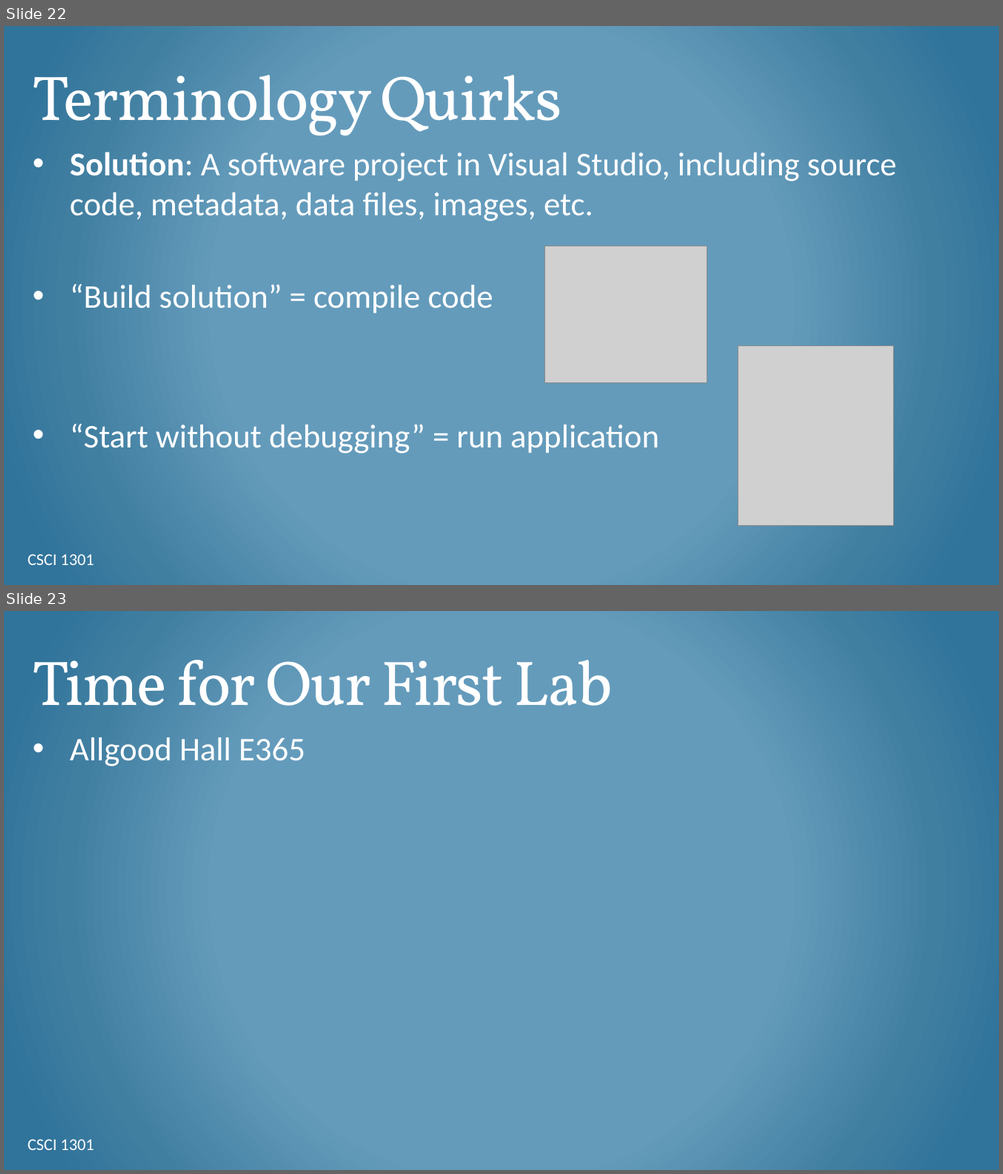
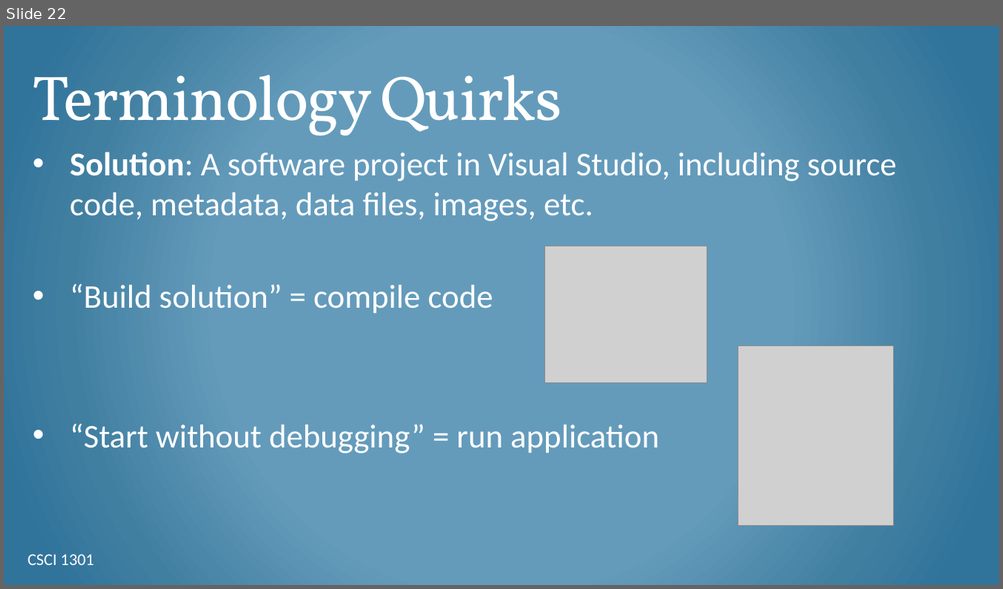
Before and after one commit to csci-1301/csci-1301.github.io, a slide deck: lectures/010_general_concepts/Programming-Intro.pptx. Shown one above the other, each under a label of ours: slides 22 and 23 before the commit, slide 22 after it. The pictures are 1003x1174 and 1003x589 pixels, drawn with LibreOffice and Linux fonts; fonts in the diff are those of the drawing; grey boxes stand for pictures; background and template pictures are left out. Boxes give left, top, right and bottom in pixels: in the first picture for what was removed or moved away, otherwise in the second. Text is boxed around its words. In the diff, an @@ line names an element or a change of style, - is before the commit and + after.

```diff
--- a/lectures/010_general_concepts/Programming-Intro.pptx
+++ b/lectures/010_general_concepts/Programming-Intro.pptx
@@ slide 23 removed at box(4, 611, 999, 1170), background gradient #659ABC to #427FA1 to #30759B @@
@@ title removed at box(33, 660, 612, 706) @@
-Time for Our First Lab
@@ text removed at box(70, 738, 305, 766) @@
-• Allgood Hall E365
@@ text removed at box(28, 1139, 94, 1150) @@
-CSCI 1301
```
Also in this commit, not shown: 3 slides changed, 5 other files.
